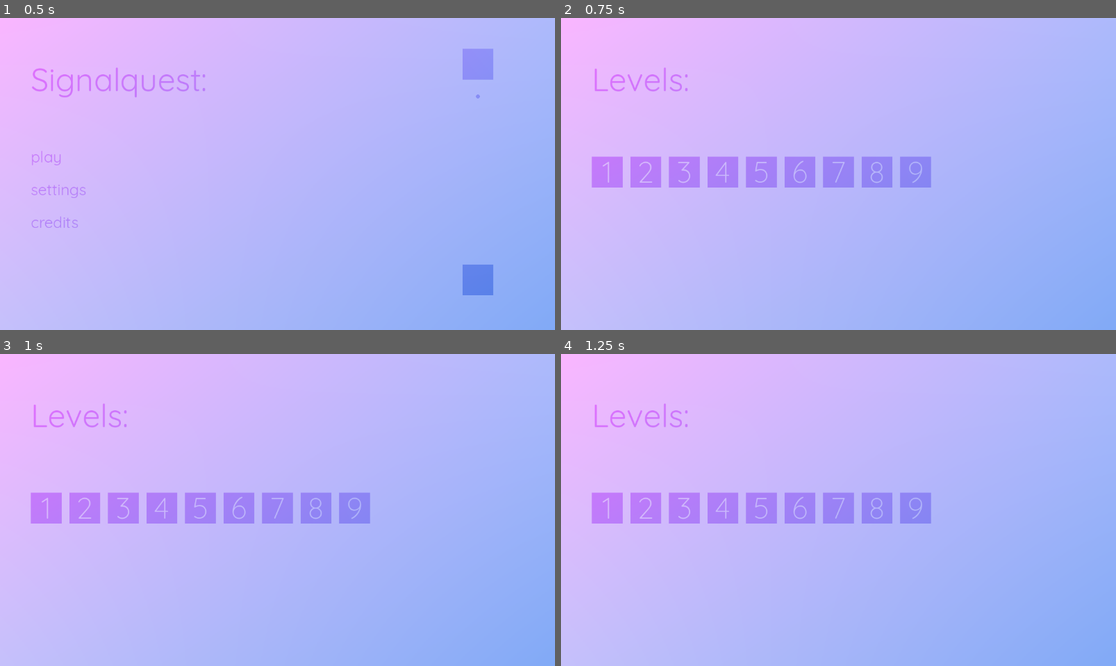
Above: before the commit, frames 1-4 (two rows, left to right).
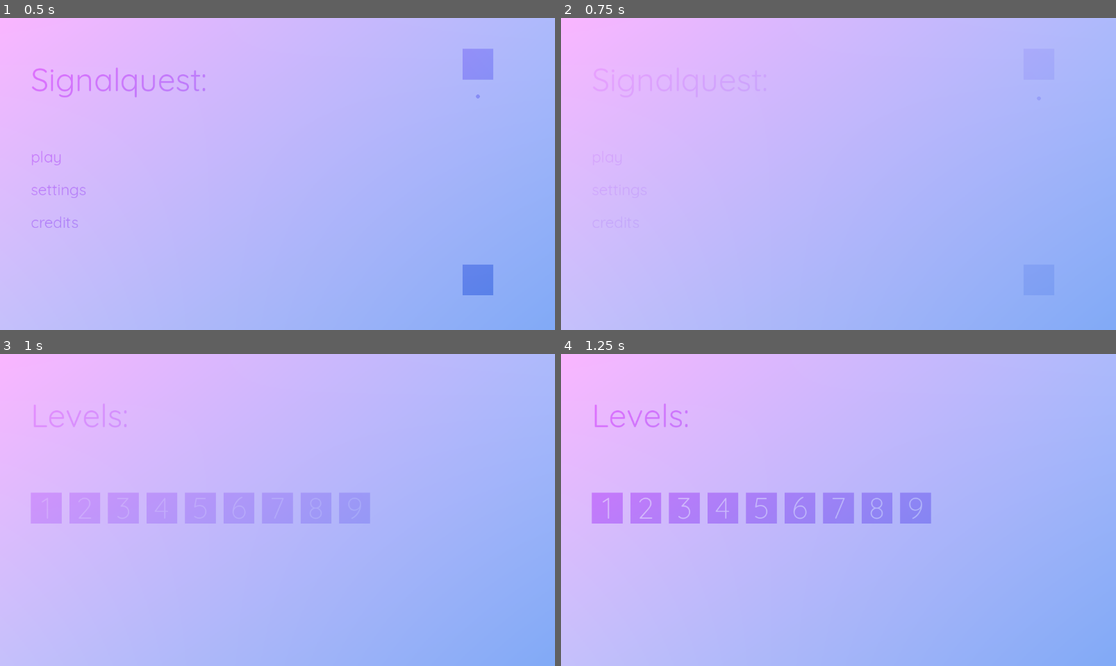
Above: after the commit, the same moments.

Repository: Username4D/signal_quest
Game: Godot game, scene res://scenes/main_menu.tscn
The game is run twice, just before and just after one commit, with the same random seed, the same clock (stepped at 60 frames per second) and the same inputs.
Inputs:
- Up to frame 1 (0.5 s): no input
- Up to frame 2 (0.75 s): click "play" at 0.5 s
- Up to frame 3 (1 s): no input
- Up to frame 4 (1.25 s): no input

Frame 1 is identical in both runs. In frame 2, 4.9% of the frame differs, in the area x 5-67%, y 15-55%; in frame 3, 1.0%; in frame 4, nothing differs.

Commit message:
Added fading animation between levels menu and main menu

Diff:
--- a/scenes/level_menu.tscn
+++ b/scenes/level_menu.tscn
@@ -34,7 +34,10 @@
 scale = Vector2(1152.4999, 672.5)
 mesh = SubResource("QuadMesh_teein")
 
-[node name="Label" type="Label" parent="."]
+[node name="content" type="Node2D" parent="."]
+modulate = Color(1, 1, 1, 0)
+
+[node name="Label" type="Label" parent="content"]
 material = SubResource("ShaderMaterial_k08aj")
 offset_left = 64.0
 offset_top = 64.0
@@ -44,36 +47,36 @@
 label_settings = SubResource("LabelSettings_2go0k")
 vertical_alignment = 1
 
-[node name="level_button_lines" type="HBoxContainer" parent="."]
+[node name="level_button_lines" type="HBoxContainer" parent="content"]
 offset_left = 64.0
 offset_top = 288.0
 offset_right = 1088.0
 offset_bottom = 352.0
 theme_override_constants/separation = 16
 
-[node name="1" parent="level_button_lines" instance=ExtResource("4_teein")]
+[node name="1" parent="content/level_button_lines" instance=ExtResource("4_teein")]
 layout_mode = 2
 
-[node name="2" parent="level_button_lines" instance=ExtResource("4_teein")]
+[node name="2" parent="content/level_button_lines" instance=ExtResource("4_teein")]
 layout_mode = 2
 
-[node name="3" parent="level_button_lines" instance=ExtResource("4_teein")]
+[node name="3" parent="content/level_button_lines" instance=ExtResource("4_teein")]
 layout_mode = 2
 
-[node name="4" parent="level_button_lines" instance=ExtResource("4_teein")]
+[node name="4" parent="content/level_button_lines" instance=ExtResource("4_teein")]
 layout_mode = 2
 
-[node name="5" parent="level_button_lines" instance=ExtResource("4_teein")]
+[node name="5" parent="content/level_button_lines" instance=ExtResource("4_teein")]
 layout_mode = 2
 
-[node name="6" parent="level_button_lines" instance=ExtResource("4_teein")]
+[node name="6" parent="content/level_button_lines" instance=ExtResource("4_teein")]
 layout_mode = 2
 
-[node name="7" parent="level_button_lines" instance=ExtResource("4_teein")]
+[node name="7" parent="content/level_button_lines" instance=ExtResource("4_teein")]
 layout_mode = 2
 
-[node name="8" parent="level_button_lines" instance=ExtResource("4_teein")]
+[node name="8" parent="content/level_button_lines" instance=ExtResource("4_teein")]
 layout_mode = 2
 
-[node name="9" parent="level_button_lines" instance=ExtResource("4_teein")]
+[node name="9" parent="content/level_button_lines" instance=ExtResource("4_teein")]
 layout_mode = 2
--- a/scenes/main_menu.tscn
+++ b/scenes/main_menu.tscn
@@ -137,7 +137,7 @@
 [node name="Camera2D" type="Camera2D" parent="."]
 position = Vector2(576, 324)
 position_smoothing_enabled = true
-position_smoothing_speed = 6.0
+position_smoothing_speed = 2.5
 
 [node name="credits_back" type="Button" parent="."]
 material = SubResource("ShaderMaterial_wu84c")
--- a/scripts/level_menu.gd
+++ b/scripts/level_menu.gd
@@ -1,5 +1,10 @@
 extends Node2D
 
 func _ready() -> void:
-	for i in $level_button_lines.get_children():
+	for i in $content/level_button_lines.get_children():
 		i.get_node("Label").text = i.name
+	var timer = get_tree().create_timer(0.25)
+	while timer.time_left != 0:
+		$content.modulate.a = 1 - 4 * timer.time_left
+		await get_tree().process_frame
+	$content.modulate.a = 1
--- a/scripts/main_menu.gd
+++ b/scripts/main_menu.gd
@@ -16,6 +16,7 @@
 		RenderingServer.global_shader_parameter_set(ident[i] + "bg", schemebg[i])
 
 func _on_play_pressed() -> void:
+	await transition()
 	self.get_parent().add_child(load("res://scenes/level_menu.tscn").instantiate())
 	self.queue_free()
 
@@ -25,3 +26,16 @@
 
 func _on_credits_back_pressed() -> void:
 	$Camera2D.position.x -= 1152
+
+func transition():
+	var timer = get_tree().create_timer(0.25)
+
+	while timer.time_left != 0:
+		$buttons.modulate.a = 4 * timer.time_left
+		$signal.modulate.a = 4 * timer.time_left
+		$wall.modulate.a = 4 * timer.time_left
+		$wall2.modulate.a  = 4 * timer.time_left
+		$Label.modulate.a  = 4 * timer.time_left
+		await get_tree().process_frame
+		print(timer.time_left)
+	return
